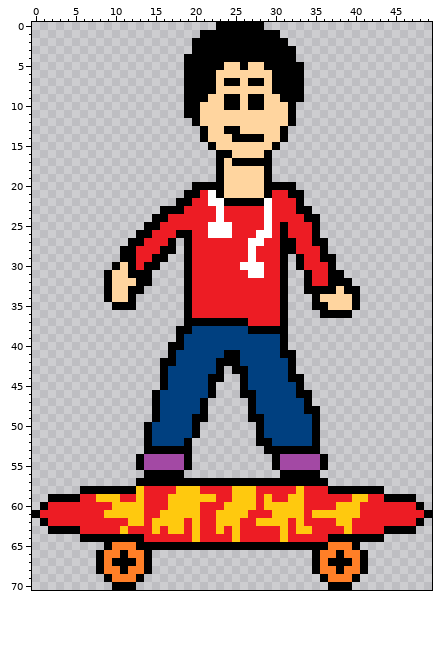
Sprite sheet: Animations/Player/Default/000.png. Above, as it was before the edit.
The file is 50x71 pixels.
Now the later version:
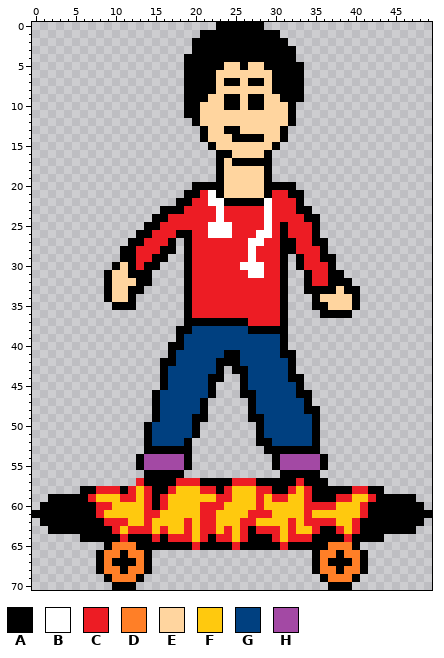
Palette (. is transparent): A #000000  B #ffffff  C #ed1c24  D #ff7f27  E #ffd59f  F #ffc90e  G #004080  H #a349a4
Edits made:
{"y":57,"x":13,"old":"A","new":"C"}
{"y":57,"x":18,"old":"AAA","new":"CCC"}
{"y":57,"x":25,"old":"AAA","new":"CCC"}
{"y":57,"x":33,"old":"A","new":"C"}
{"y":58,"x":8,"old":"AAA","new":"CCC"}
{"y":58,"x":12,"old":"A","new":"C"}
{"y":58,"x":15,"old":"CC","new":"AA"}
{"y":58,"x":23,"old":"C","new":"A"}
{"y":58,"x":30,"old":"CC","new":"AA"}
{"y":58,"x":35,"old":"CC","new":"AA"}
{"y":58,"x":40,"old":"AA","new":"CC"}
{"y":59,"x":6,"old":"C","new":"A"}
{"y":59,"x":15,"old":"C","new":"A"}
{"y":59,"x":35,"old":"CCC","new":"AAA"}
{"y":59,"x":43,"old":"C","new":"A"}
{"y":60,"x":2,"old":"CCCCCC","new":"AAAAAA"}
{"y":60,"x":15,"old":"C","new":"A"}
{"y":60,"x":42,"old":"CCCCCC","new":"AAAAAA"}
{"y":61,"x":1,"old":"CCCCCCC","new":"AAAAAAA"}
{"y":61,"x":42,"old":"CCCCCCC","new":"AAAAAAA"}
{"y":62,"x":2,"old":"CCCCCCC","new":"AAAAAAA"}
{"y":62,"x":41,"old":"CCCCCCC","new":"AAAAAAA"}
{"y":63,"x":6,"old":"CCCC","new":"AAAA"}
{"y":63,"x":27,"old":"C","new":"A"}
{"y":63,"x":36,"old":"CC","new":"AA"}
{"y":63,"x":41,"old":"CCC","new":"AAA"}
{"y":64,"x":11,"old":"A","new":"C"}
{"y":64,"x":14,"old":"C","new":"A"}
{"y":64,"x":16,"old":"C","new":"A"}
{"y":64,"x":22,"old":"C","new":"A"}
{"y":64,"x":27,"old":"CCC","new":"AAA"}
{"y":64,"x":35,"old":"CC","new":"AA"}
{"y":64,"x":39,"old":"A","new":"C"}
{"y":65,"x":20,"old":"A","new":"C"}
{"y":65,"x":25,"old":"A","new":"C"}
{"y":65,"x":31,"old":"A","new":"C"}
{"label":"changed","picture_box":[40,478,424,550]}
